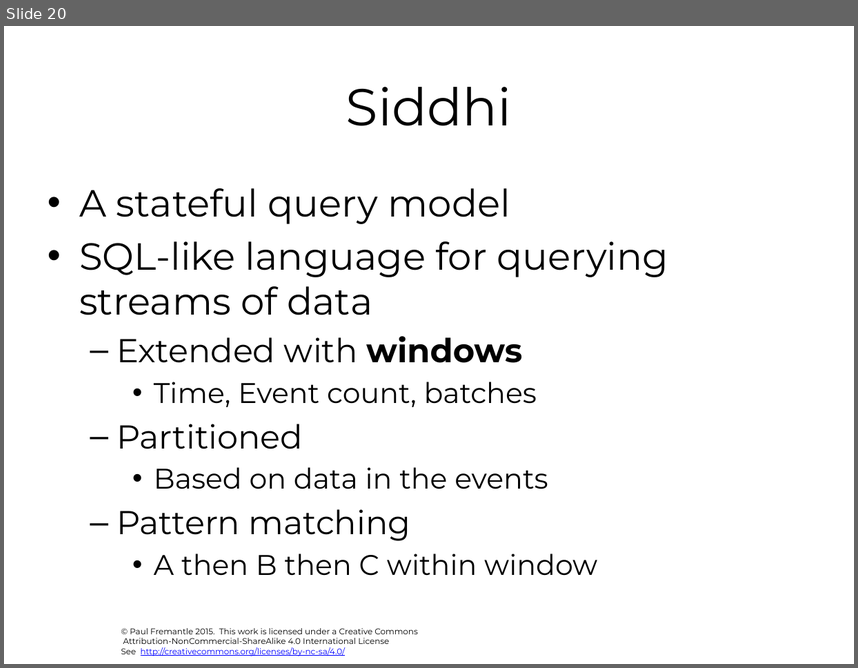
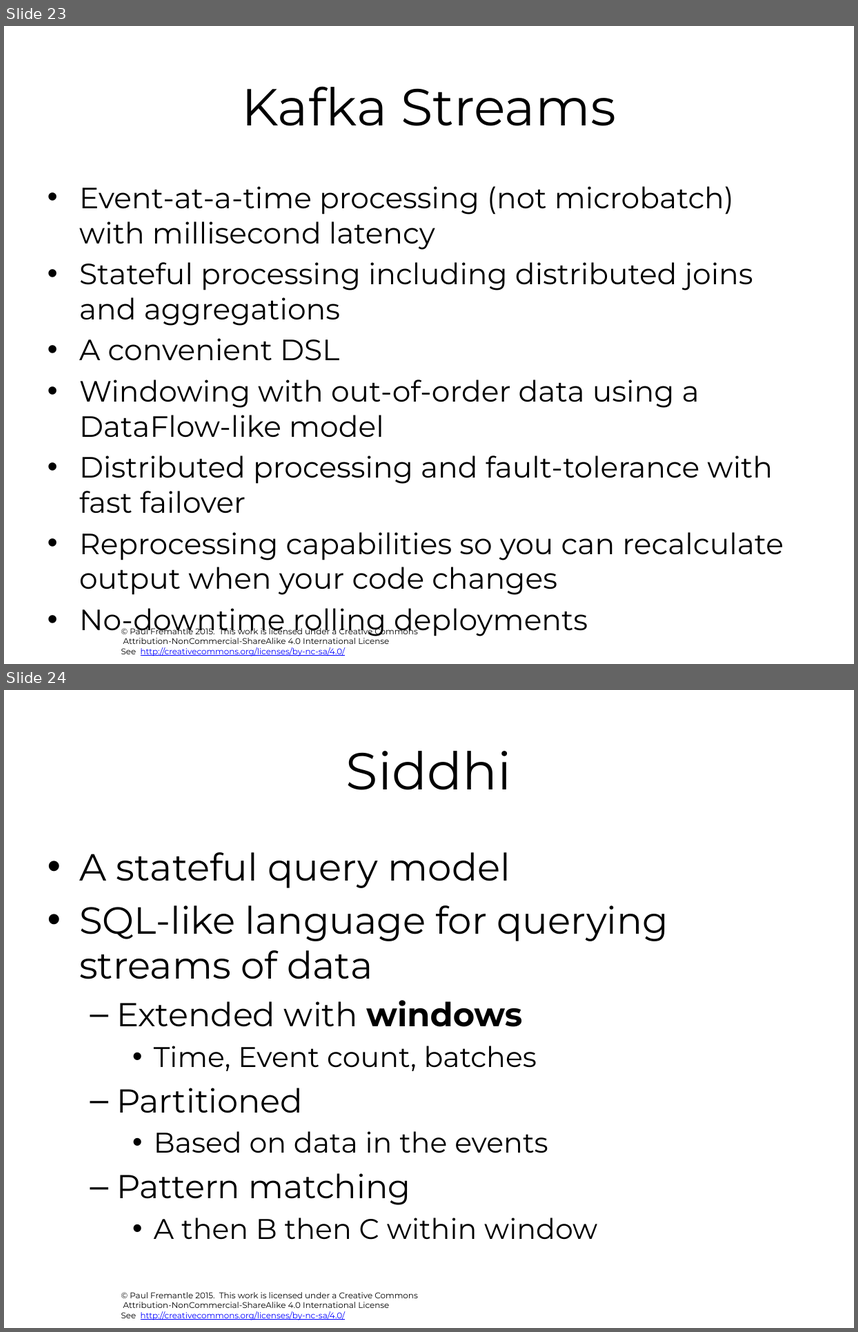
Before and after one commit to pzfreo/ox-clo, a slide deck: pres-source/11-realtime-bigdata.pptx. Shown one above the other, each under a label of ours: slide 20 before the commit, slides 23 and 24 after it. The pictures are 858x668 and 858x1332 pixels, drawn with LibreOffice and Linux fonts; fonts in the diff are those of the drawing; background and template pictures are left out. Boxes give left, top, right and bottom in pixels: in the first picture for what was removed or moved away, otherwise in the second. Text is boxed around its words. In the diff, an @@ line names an element or a change of style, - is before the commit and + after.

```diff
--- a/pres-source/11-realtime-bigdata.pptx
+++ b/pres-source/11-realtime-bigdata.pptx
@@ slide 23 added at <box>4,26,854,664</box>, background #FFFFFF; not listed: 1 template element that a slide beside it also shows @@
@@ title added at <box>241,86,616,126</box>, 44 pt, text #000000 @@
+Kafka Streams
@@ text added at <box>79,186,784,595</box>, 24.8 pt, text #000000 @@
+• Event-at-a-time processing (not microbatch) with millisecond latency
+• Stateful processing including distributed joins and aggregations
+• A convenient DSL
+• Windowing with out-of-order data using a DataFlow-like model
+• Distributed processing and fault-tolerance with fast failover
+• Reprocessing capabilities so you can recalculate output when your code changes
+• No-downtime rolling deployments
@@ what was slide 20 is now slide 24 @@
```
Also in this commit, not shown: 2 slides changed, 3 other slides added, 2 other files.
